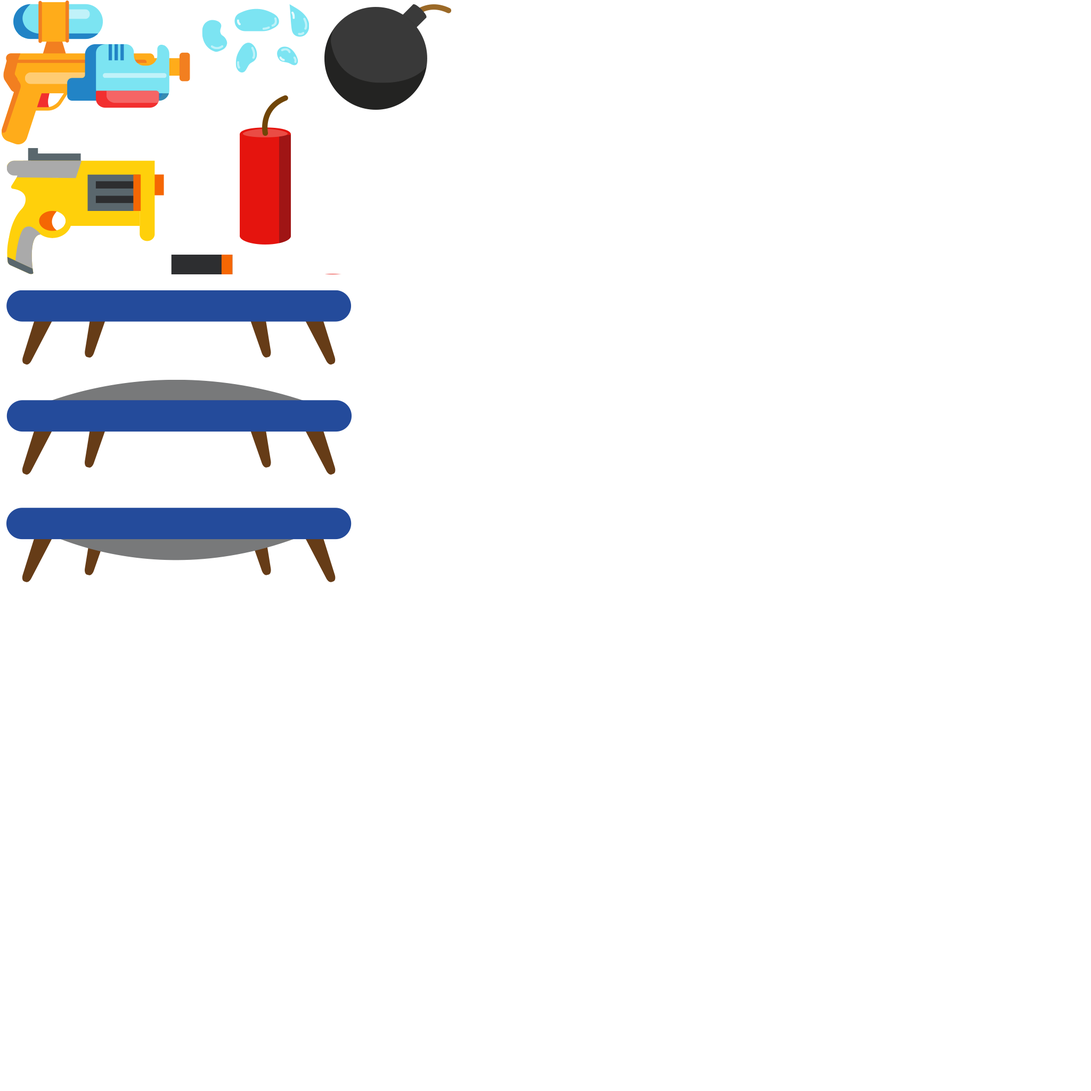
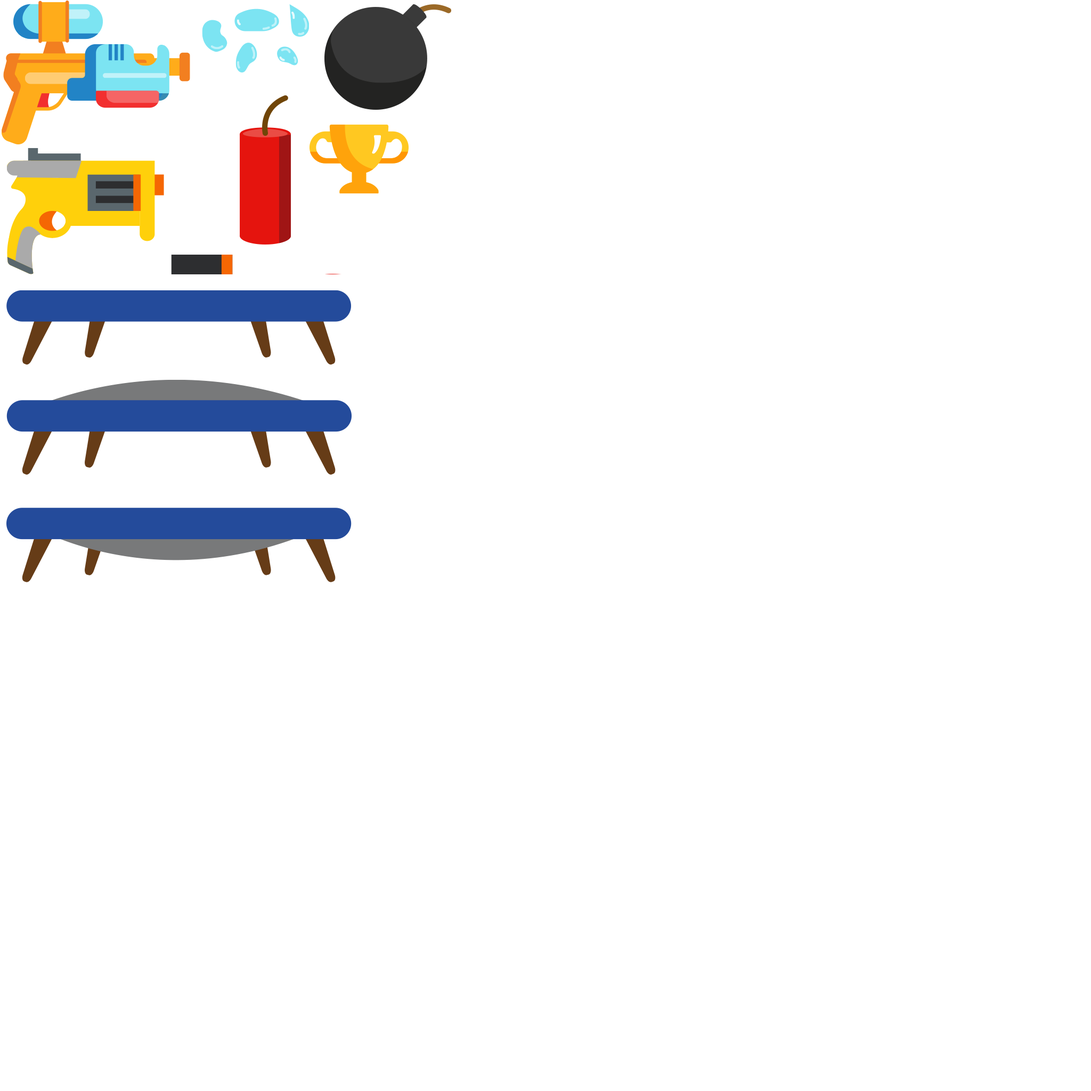
The second (1091, 1091) image is a revision of the first. Changes to its layers:
added layer "trophy" above "bomb" over (309, 124, 409, 194)
